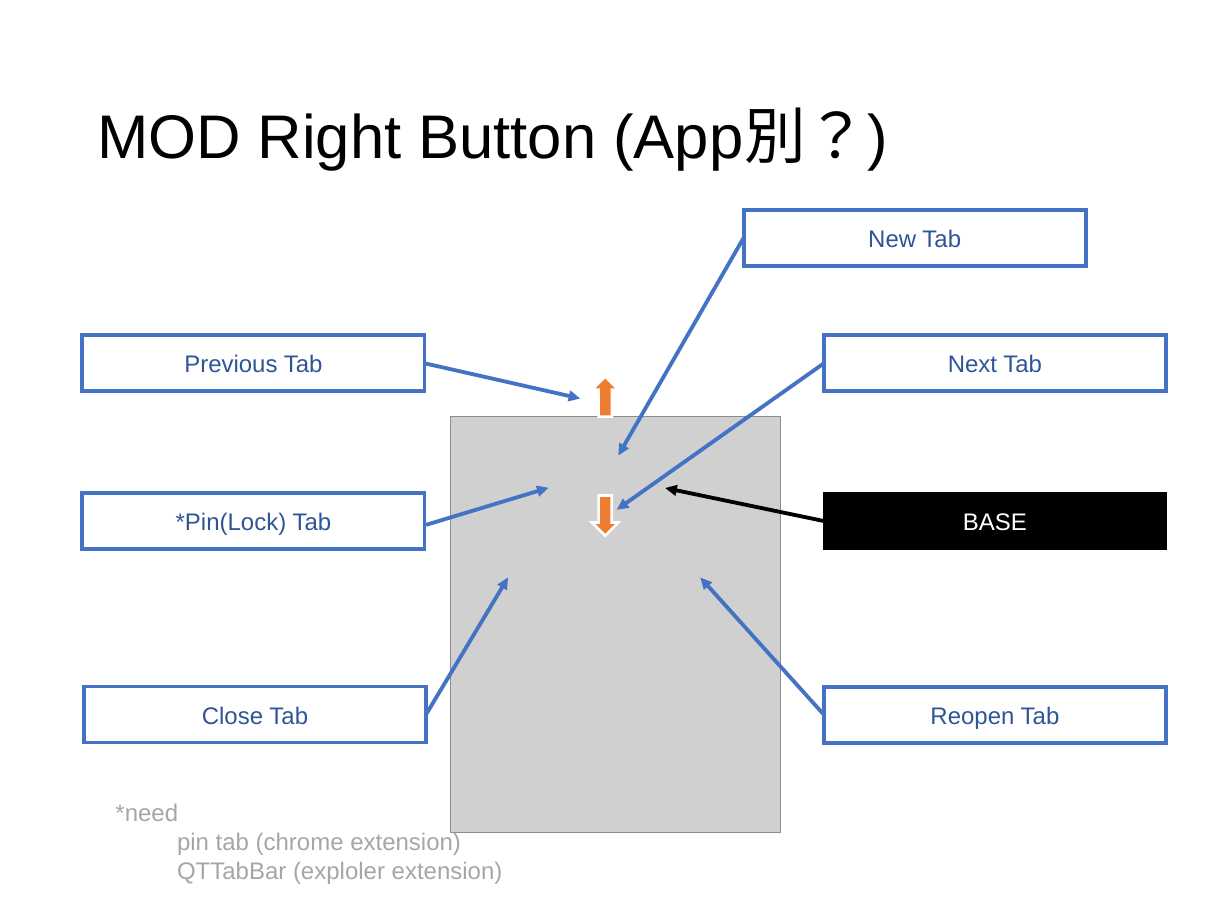
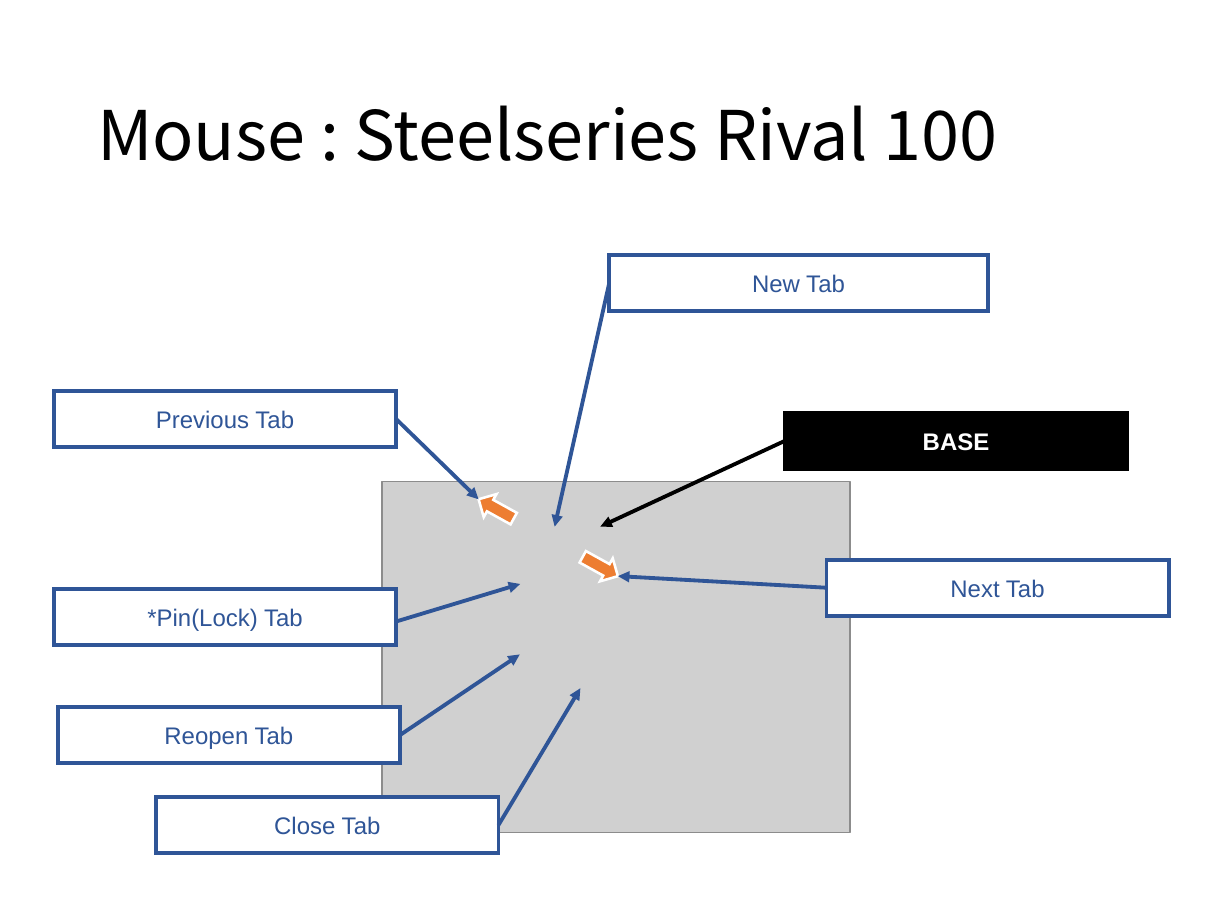
Before and after one commit to ittooo66/myAHK, a slide deck: slide 17 of MANUAL.pptx. Drawn at 1232x924 pixels with LibreOffice and Linux fonts; fonts in the diff are those of the drawing; grey boxes stand for pictures. Boxes give left, top, right and bottom in pixels: in the first picture for what was removed or moved away, otherwise in the second. Text is boxed around its words. In the diff, an @@ line names an element or a change of style, - is before the commit and + after.

```diff
--- a/MANUAL.pptx
+++ b/MANUAL.pptx
@@ title at [97,105,998,161]: text changed; size 36 to 40 pt; font Arial to Noto Sans CJK JP @@
-MOD Right Button (App別？)
+Mouse : Steelseries Rival 100
@@ arrow removed from (744, 238) to (618, 456) @@
@@ rectangle "New Tab": place and size @@
-rectangle "New Tab" at [744,209,1087,265]
+rectangle "New Tab" at [610,255,988,310]
@@ arrow added from (610, 283) to (554, 526), #2F5597 2.25 pt @@
@@ arrow removed from (425, 363) to (580, 398) @@
@@ arrow removed from (824, 363) to (617, 510) @@
@@ rectangle "Previous Tab": place and size @@
-rectangle "Previous Tab" at [83,335,425,391]
+rectangle "Previous Tab" at [54,391,397,446]
@@ arrow added from (397, 419) to (478, 499), #2F5597 2.25 pt @@
@@ rectangle "BASE": place and size @@
-rectangle "BASE" at [824,493,1167,548]
+rectangle "BASE" at [785,413,1127,468]
@@ rectangle "BASE" at [785,413,1127,468]: bold on; outline #000000 1.5 pt to #000000 2.25 pt @@
@@ arrow moved from (824, 521) - (665, 488) to (785, 441) - (600, 526) @@
@@ picture: place and size @@
-picture at [451,416,780,832]
+picture at [382,482,850,833]
@@ down arrow at [472,488,520,531]: rotation 180 to 118 degrees @@
@@ down arrow at [577,545,625,587]: rotation 0 to 298 degrees @@
@@ rectangle "Next Tab": place and size @@
-rectangle "Next Tab" at [824,335,1167,391]
+rectangle "Next Tab" at [827,559,1169,615]
@@ rectangle "*Pin(Lock) Tab": place and size @@
-rectangle "*Pin(Lock) Tab" at [83,493,425,548]
+rectangle "*Pin(Lock) Tab" at [54,589,397,644]
@@ arrow moved from (426, 525) - (548, 488) to (398, 621) - (520, 584) @@
@@ arrow (398, 621) - (520, 584): stroke #4472C4 2.25 pt to #2F5597 2.25 pt @@
@@ arrow added from (827, 588) to (618, 577), #2F5597 2.25 pt @@
@@ arrow removed from (824, 715) to (701, 578) @@
@@ arrow moved from (426, 715) - (508, 578) to (400, 736) - (520, 654) @@
@@ arrow (400, 736) - (520, 654): stroke #4472C4 2.25 pt to #2F5597 2.25 pt @@
@@ arrow added from (499, 825) to (580, 689), #2F5597 2.25 pt @@
@@ outline #4472C4 2.25 pt to #2F5597 2.25 pt in 6 elements at [54,391,397,446], [54,589,397,644], [610,255,988,310], [156,797,499,853], [827,559,1169,615], [58,707,400,763] @@
@@ rectangle "Reopen Tab": place and size @@
-rectangle "Reopen Tab" at [824,686,1167,742]
+rectangle "Reopen Tab" at [58,707,400,763]
@@ text removed at [115,804,503,884] @@
-*need
-  pin tab (chrome extension)
-  QTTabBar (exploler extension)
@@ rectangle "Close Tab": place and size @@
-rectangle "Close Tab" at [84,686,426,742]
+rectangle "Close Tab" at [156,797,499,853]
```
Also in this commit, not shown: 6 other slides changed.
